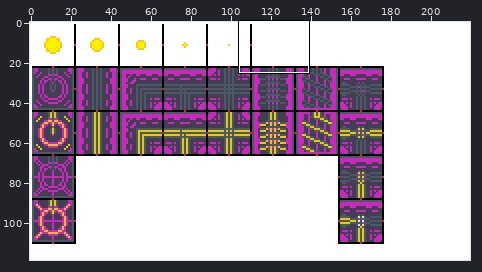
A sprite sheet gets an edit: resources/images/blocks/energy_parts.png. Above: a wide view before the commit, with the close-up outlined.
Close-up. Earlier state:
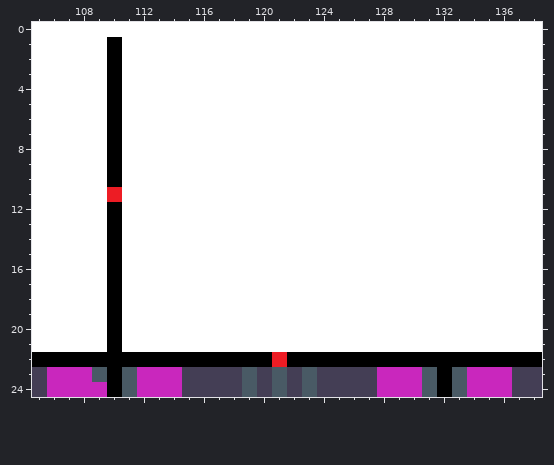
The file is 220x119 pixels. Shown: x 105..138, y 0..24.
And afterwards:
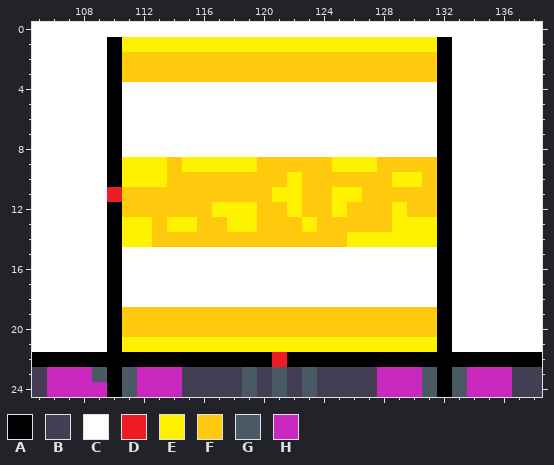
Palette (. is transparent): A #000000  B #443e55  C #ffffff  D #ed1c24  E #fff200  F #ffc90e  G #495a65  H #c927bd
Edits made:
y 1: x 111..132 CCCCCCCCCCCCCCCCCCCCCC -> EEEEEEEEEEEEEEEEEEEEEA
y 2..3: x 111..132 CCCCCCCCCCCCCCCCCCCCCC -> FFFFFFFFFFFFFFFFFFFFFA
y 4..8: x 132 C -> A
y 9: x 111..132 CCCCCCCCCCCCCCCCCCCCCC -> EEEFEEEEEFFFFFEEEFFFFA
y 10: x 111..132 CCCCCCCCCCCCCCCCCCCCCC -> EEEFFFFFFFFEFFFFFFEEFA
y 11: x 111..132 CCCCCCCCCCCCCCCCCCCCCC -> FFFFFFFFFFEEFFEEFFFFFA
y 12: x 111..132 CCCCCCCCCCCCCCCCCCCCCC -> FFFFFFEEEFFEFFEFFFEFFA
y 13: x 111..132 CCCCCCCCCCCCCCCCCCCCCC -> EEFEEFFEEFFFEFFFFFEEEA
y 14: x 111..132 CCCCCCCCCCCCCCCCCCCCCC -> EEFFFFFFFFFFFFFEEEEEEA
y 15..18: x 132 C -> A
y 19..20: x 111..132 CCCCCCCCCCCCCCCCCCCCCC -> FFFFFFFFFFFFFFFFFFFFFA
y 21: x 111..132 CCCCCCCCCCCCCCCCCCCCCC -> EEEEEEEEEEEEEEEEEEEEEA
